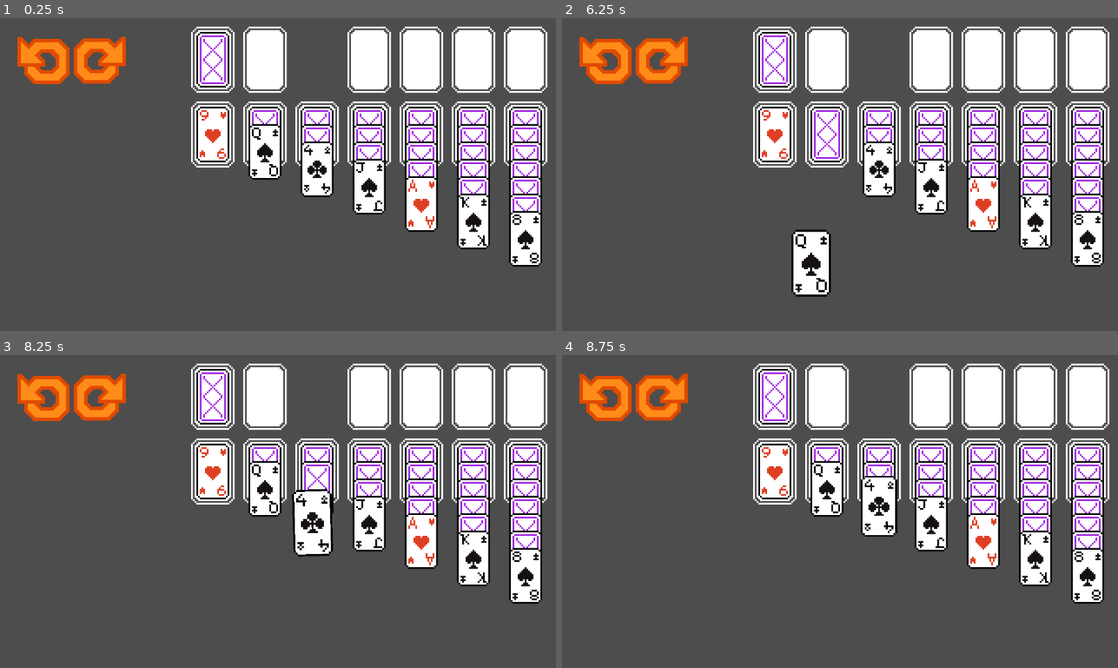
Above: before the commit, frames 1-4 (two rows, left to right).
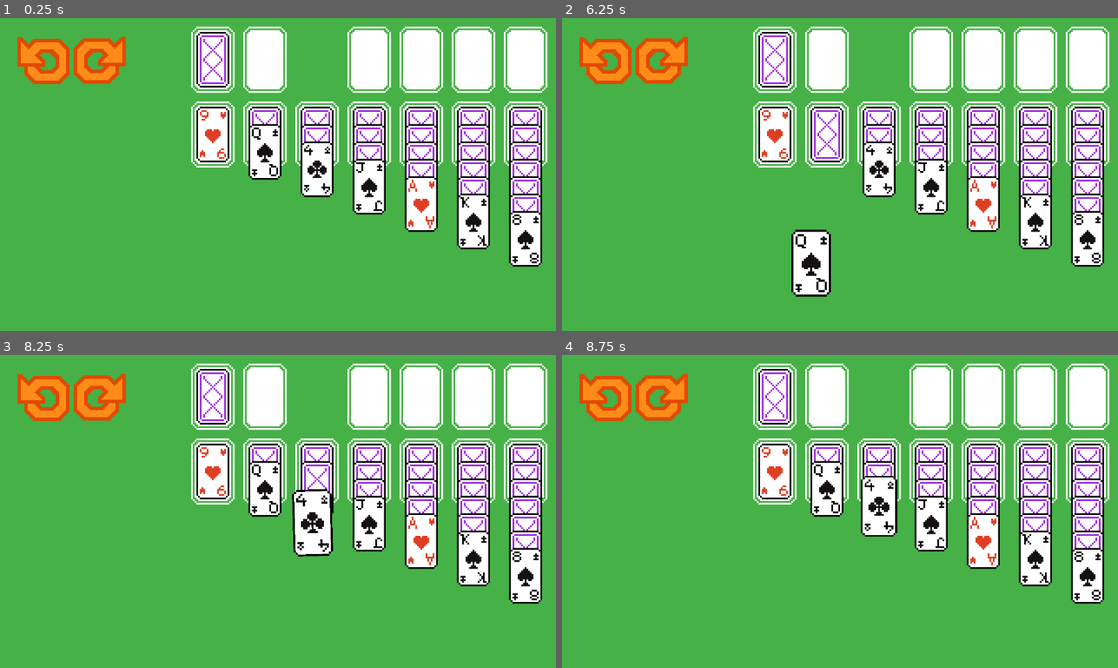
Above: after the commit, the same moments.

Repository: VortexAI-beta/solitaire
Game: Godot game, scene res://main.tscn
The game is run twice, just before and just after one commit, with the same random seed, the same clock (stepped at 60 frames per second) and the same inputs.
Inputs (mouse positions are in pixels of both pictures, inside the frame that each line leads up to):
- Up to frame 1 (0.25 s): no input
- Up to frame 2 (6.25 s): click (606, 58) at 0.5 s; click (662, 58) at 1.25 s; click (606, 58) at 2 s; click (662, 58) at 2.75 s; click (606, 58) at 3.5 s; click (662, 58) at 4.25 s; tap Enter at 5 s; drag from (773, 133) to (878, 168) at 5.02 s; drag from (828, 133) to (812, 237) at 5.77 s
- Up to frame 3 (8.25 s): move the mouse to (266, 489) at 6.52 s; tap Z at 6.6 s; click (266, 489) at 6.67 s; tap Space at 7.25 s; drag from (316, 470) to (111, 464) at 7.27 s; tap Enter at 8 s; drag from (316, 489) to (305, 511) at 8.02 s
- Up to frame 4 (8.75 s): no input

The runs differ from the first frame. In frame 1, 74% of the frame differs, in the area x 0-100%, y 0-100%; in frame 2, 73%; in frame 3, 73%; in frame 4, 74%.

Commit message:
added background color

Diff:
--- a/main.tscn
+++ b/main.tscn
@@ -20,6 +20,15 @@
 foundations = [NodePath("Foundation1"), NodePath("Foundation2"), NodePath("Foundation3"), NodePath("Foundation4")]
 deck = NodePath("Deck")
 waste = NodePath("Waste")
+
+[node name="ColorRect" type="ColorRect" parent="." unique_id=1790404026]
+z_index = -1
+offset_left = -160.0
+offset_top = -41.0
+offset_right = 160.0
+offset_bottom = 139.0
+mouse_filter = 2
+color = Color(0.27450982, 0.69411767, 0.27450982, 1)
 
 [node name="MoveManager" parent="." unique_id=1411783430 node_paths=PackedStringArray("waste", "deck") instance=ExtResource("2_1bvp3")]
 script = ExtResource("3_lquwl")
Not shown, changed: task_list.md
